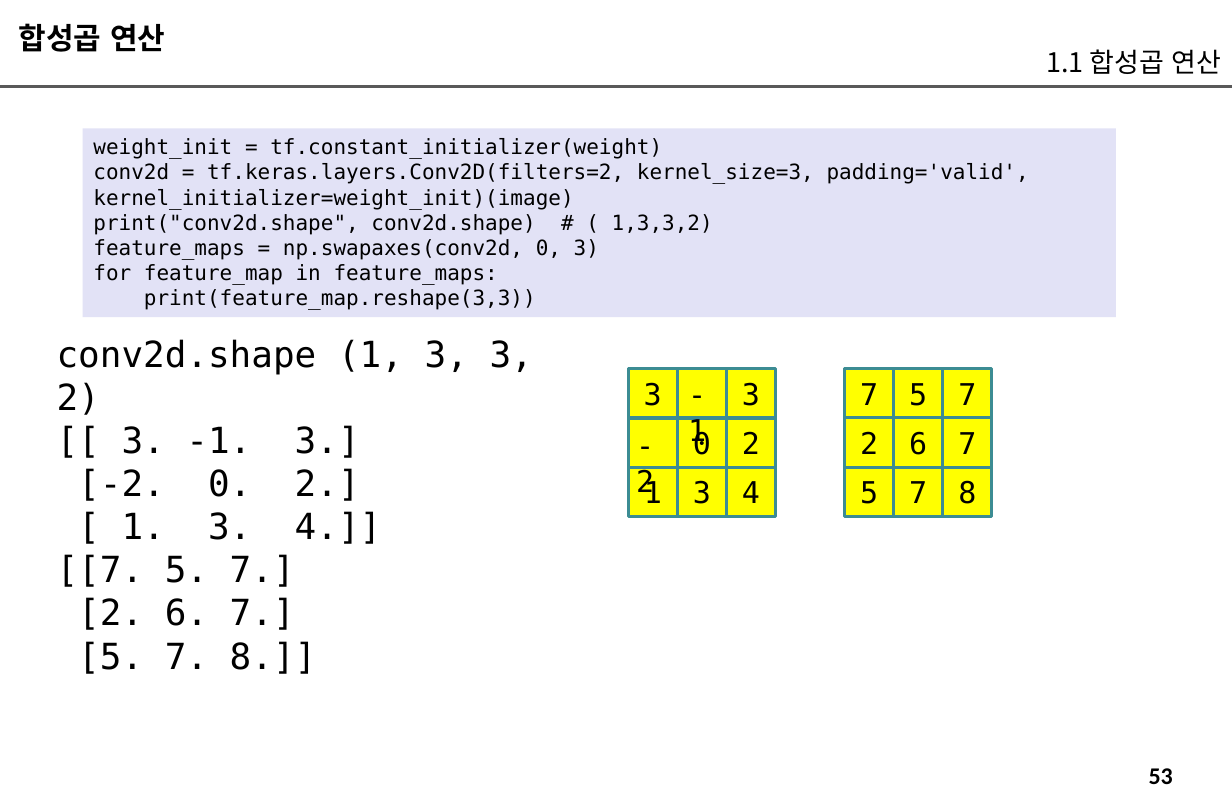
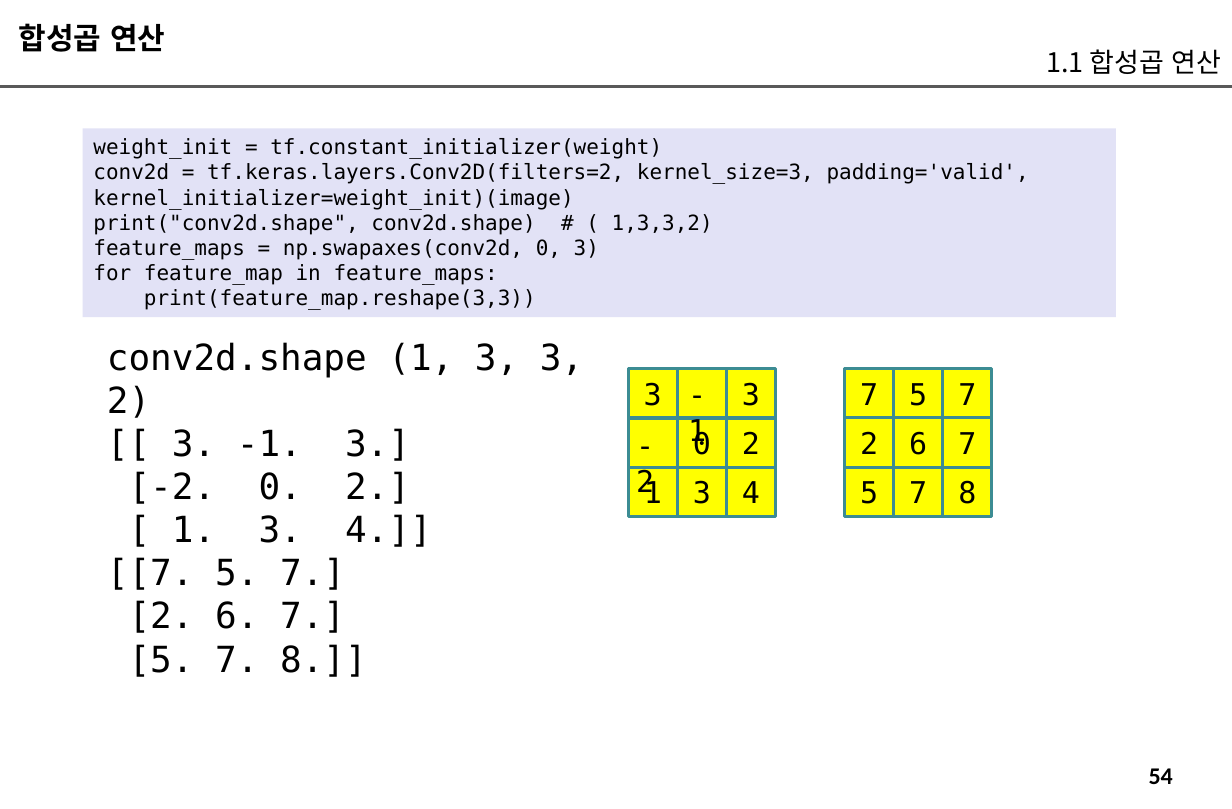
Before and after one commit to imguru-mooc/AI_CNN, a slide deck: slide 54 of 교재_판서_1.pptx (slide 53 before the commit). Drawn at 1232x809 pixels with LibreOffice and Linux fonts; fonts in the diff are those of the drawing. Boxes give left, top, right and bottom in pixels: in the first picture for what was removed or moved away, otherwise in the second. Text is boxed around its words. In the diff, an @@ line names an element or a change of style, - is before the commit and + after.

```diff
--- a/교재_판서_1.pptx
+++ b/교재_판서_1.pptx
@@ text "conv2d.shape (1, 3, 3, 2)": place and size @@
-text "conv2d.shape (1, 3, 3, 2)" at <box>57,339,533,674</box>
+text "conv2d.shape (1, 3, 3, 2)" at <box>107,342,583,677</box>
@@ page number at <box>1149,768,1173,784</box>: text changed @@
-53
+54
```
Also in this commit, not shown: 24 other slides changed, 2 slides added.
